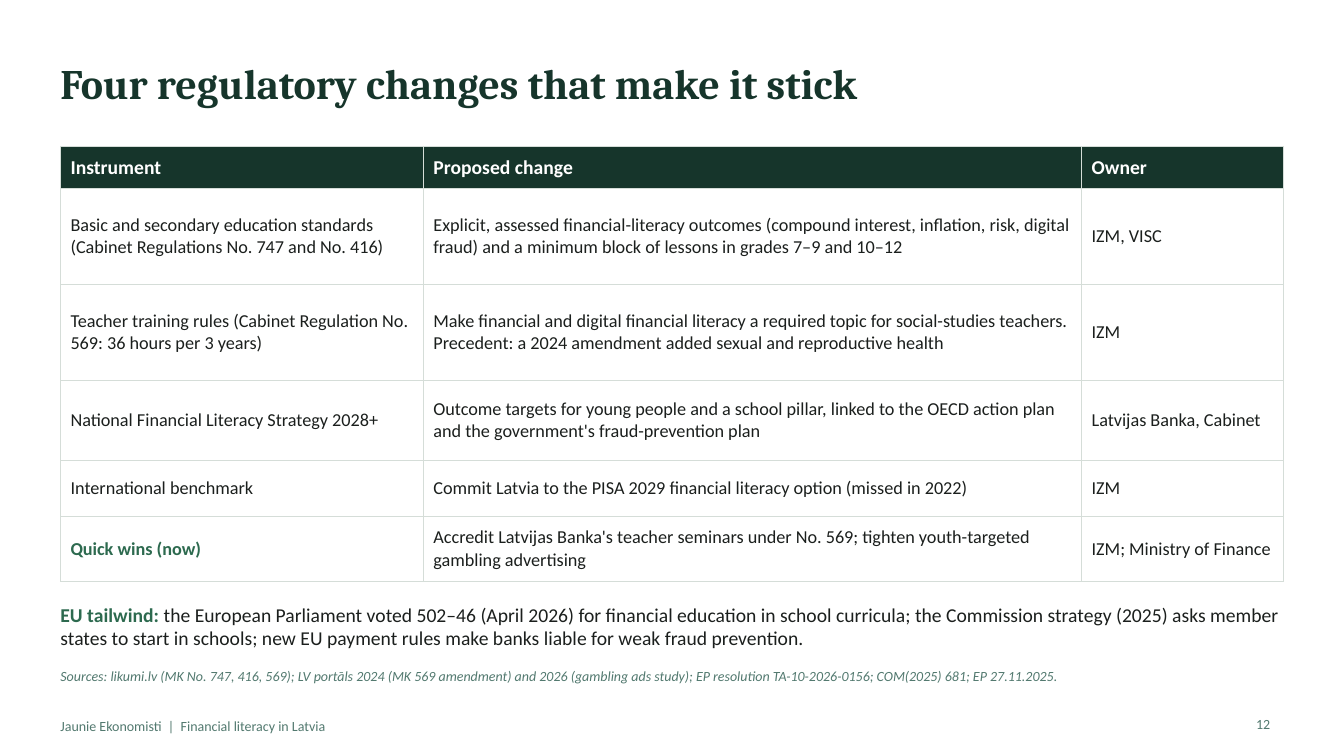
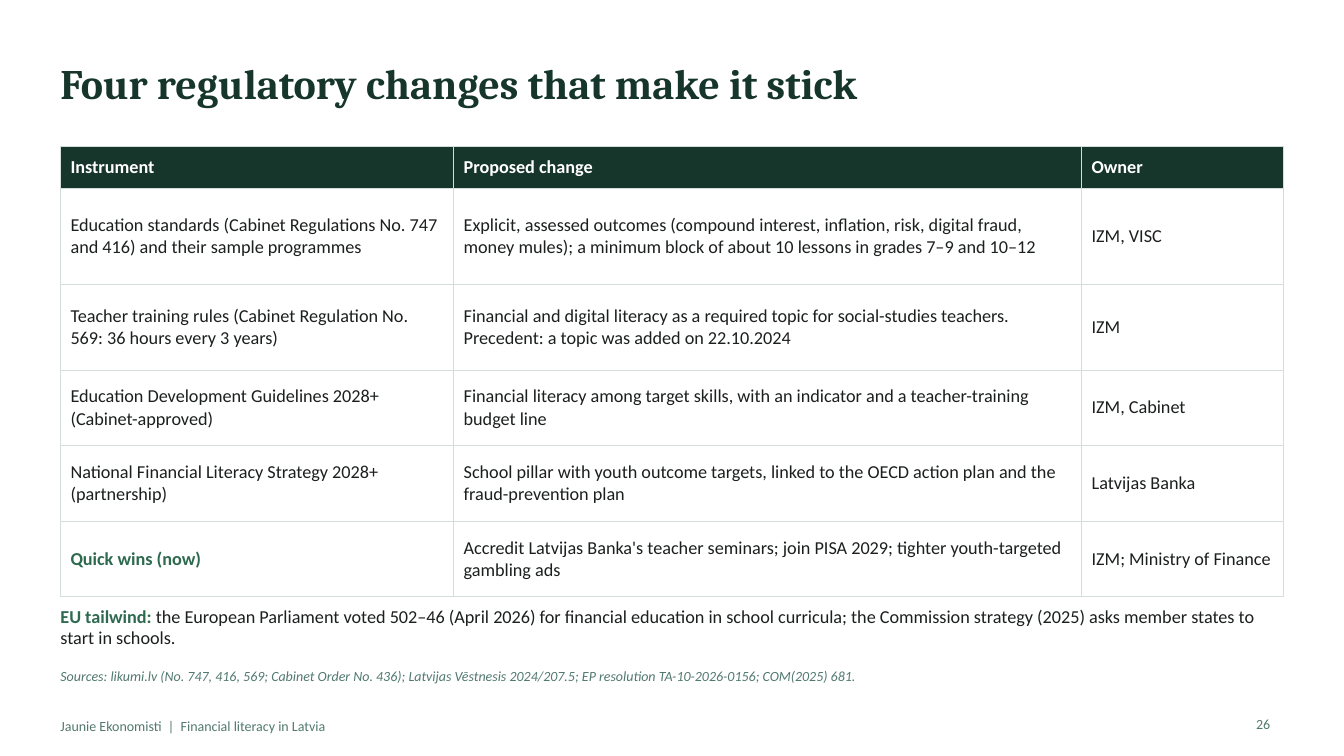
Before and after one commit to ArtisLV890/Elective-Impact-Making-for-the-Competitiveness-and-Data-Driven-Decisions-2026-2027, a slide deck: slide 26 of financial-literacy/presentation/Financial literacy in Latvia - presentation.pptx (slide 12 before the commit). Drawn at 1344x756 pixels with LibreOffice and Linux fonts; fonts in the diff are those of the drawing. Boxes give left, top, right and bottom in pixels: in the first picture for what was removed or moved away, otherwise in the second. Text is boxed around its words. In the diff, an @@ line names an element or a change of style, - is before the commit and + after.

```diff
--- a/financial-literacy/presentation/Financial literacy in Latvia - presentation.pptx
+++ b/financial-literacy/presentation/Financial literacy in Latvia - presentation.pptx
@@ table at bbox=[60, 146, 1284, 583] @@
-row 2, column 1: Basic and secondary education standards (Cabinet Regulations No. 747 and No. 416)
+row 2, column 1: Education standards (Cabinet Regulations No. 747 and 416) and their sample programmes
-row 2, column 2: Explicit, assessed financial-literacy outcomes (compound interest, inflation, risk, digital fraud) and a minimum block of lessons in grades 7–9 and 10–12
+row 2, column 2: Explicit, assessed outcomes (compound interest, inflation, risk, digital fraud, money mules); a minimum block of about 10 lessons in grades 7–9 and 10–12
-row 3, column 1: Teacher training rules (Cabinet Regulation No. 569: 36 hours per 3 years)
+row 3, column 1: Teacher training rules (Cabinet Regulation No. 569: 36 hours every 3 years)
-row 3, column 2: Make financial and digital financial literacy a required topic for social-studies teachers. Precedent: a 2024 amendment added sexual and reproductive health
+row 3, column 2: Financial and digital literacy as a required topic for social-studies teachers. Precedent: a topic was added on 22.10.2024
-row 4: National Financial Literacy Strategy 2028+ | Outcome targets for young people and a school pillar, linked to the OECD action plan and the government's fraud-prevention plan | Latvijas Banka, Cabinet
+row 4: Education Development Guidelines 2028+ (Cabinet-approved) | Financial literacy among target skills, with an indicator and a teacher-training budget line | IZM, Cabinet
-row 5: International benchmark | Commit Latvia to the PISA 2029 financial literacy option (missed in 2022) | IZM
+row 5: National Financial Literacy Strategy 2028+ (partnership) | School pillar with youth outcome targets, linked to the OECD action plan and the fraud-prevention plan | Latvijas Banka
-row 6, column 2: Accredit Latvijas Banka's teacher seminars under No. 569; tighten youth-targeted gambling advertising
+row 6, column 2: Accredit Latvijas Banka's teacher seminars; join PISA 2029; tighter youth-targeted gambling ads
@@ size 14 to 13 pt in "Instrument", "Proposed change", "Owner" @@
@@ text at bbox=[60, 610, 1254, 644]: text changed; size 14 to 13 pt @@
-EU tailwind: the European Parliament voted 502–46 (April 2026) for financial education in school curricula; the Commission strategy (2025) asks member states to start in schools; new EU payment rules make banks liable for weak fraud prevention.
+EU tailwind: the European Parliament voted 502–46 (April 2026) for financial education in school curricula; the Commission strategy (2025) asks member states to start in schools.
@@ text at bbox=[60, 671, 856, 684]: text changed @@
-Sources: likumi.lv (MK No. 747, 416, 569); LV portāls 2024 (MK 569 amendment) and 2026 (gambling ads study); EP resolution TA-10-2026-0156; COM(2025) 681; EP 27.11.2025.
+Sources: likumi.lv (No. 747, 416, 569; Cabinet Order No. 436); Latvijas Vēstnesis 2024/207.5; EP resolution TA-10-2026-0156; COM(2025) 681.
@@ page number at bbox=[1256, 719, 1270, 729]: text changed @@
-12
+26
```
Also in this commit, not shown: 17 other slides changed, 15 slides added, 3 slides removed, 3 other files.
